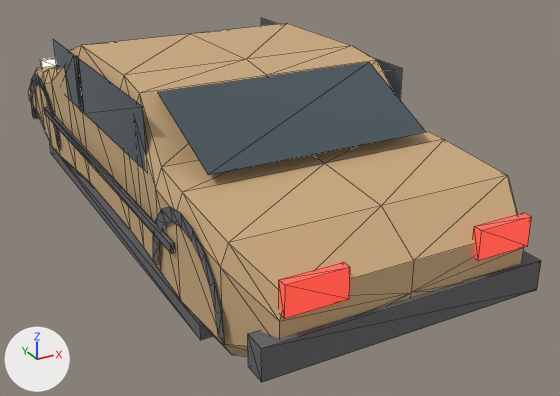
Two versions of the glTF model game/assets/models/cars/zastava_101.glb, one commit apart.
Rendered twice from a 50 mm camera at (-1.92, -4.28, 1.85) aimed at (0.25, -0.34, -0.12). Arrows for +X, +Y and +Z are at lower left; the lights stay in place. The picture after the commit comes second. Mesh edges are drawn as thin lines. Vertices at exactly the same position are counted once.

Before the edit, the objects in view are built like this:
```python
mat_material_0 = principled_material('Material_0')
mat_material_0.base_color = (0.62, 0.42, 0.22)  # brown #cead81
mat_material_0.metallic = 0.05
mat_material_0.roughness = 0.72
me_mesh_0 = bpy.data.meshes.new('Mesh_0')
me_mesh_0.from_pydata(...)  # 364 vertices, 532 faces; spans x -0.82..0.82, y -2.01..2.01, z -0.21..0.81
# faces by material slot: [260, 12, 188, 48, 24]
me_mesh_0.materials.append(mat_material_0)  # brown #cead81
me_mesh_0.materials.append(mat_material_1)  # greyish blue #4b5961
me_mesh_0.materials.append(mat_material_2)  # dark grey #69696c
me_mesh_0.materials.append(mat_material_3)  # pale yellow #fff9e7, glowing beige #fff3d3
me_mesh_0.materials.append(mat_material_4)  # red #e75950, glowing red #cb3827
ob_car_body = bpy.data.objects.new('car_body', me_mesh_0)
ob_car_body.location = (0.0, 0.0, 0.0)
```
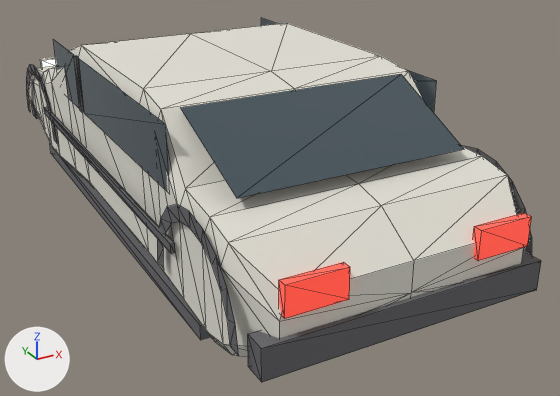
Patch to the scene script:
```diff
--- a/game/assets/models/cars/zastava_101.glb.py
+++ b/game/assets/models/cars/zastava_101.glb.py
@@ mat_material_0 @@
 mat_material_0 = principled_material('Material_0')
-mat_material_0.base_color = (0.62, 0.42, 0.22)  # brown #cead81
+mat_material_0.base_color = (0.8, 0.78, 0.7)  # white #e7e5da
 mat_material_0.metallic = 0.05
@@ me_mesh_0 @@
 me_mesh_0.from_pydata(...)  # 364 vertices, 532 faces; spans x -0.82..0.82, y -2.01..2.01, z -0.21..0.81
 # used by ob_car_body; location = (0.0, 0.0, 0.0)
+# me_mesh_0 part 1: the loose piece of 4 vertices spanning x -0.64..0.64, y -1.25..-0.69, z 0.53..0.78 is moved by (0.0, -0.3, 0.0)
+# me_mesh_0 part 2: the loose piece of 22 vertices spanning x -0.8, y 0.92..1.78, z -0.01..0.42 is scaled about its middle by (1, 1.06, 1.07), then moved by (0.0, 0.1, 0.03)
+# me_mesh_0 part 3: the loose piece of 22 vertices spanning x -0.8, y -1.78..-0.92, z -0.01..0.42 is scaled about its middle by (1, 1.06, 1.07), then moved by (0.0, -0.1, 0.03)
+# me_mesh_0 part 4: the loose piece of 22 vertices spanning x 0.8, y -1.78..-0.92, z -0.01..0.42 is scaled about its middle by (1, 1.06, 1.07), then moved by (0.0, -0.1, 0.03)
+# me_mesh_0 part 5: 26 of the vertices in x 0.0..0.79, y -1.25..-0.4, z -0.15..0.81 are moved by (0.0, -0.3, 0.0)
+# me_mesh_0 part 6: 18 of the vertices in x -0.79..-0.71, y -1.25..-0.4, z -0.15..0.81 are moved by (0.0, -0.3, 0.0)
 me_mesh_0.materials.append(mat_material_0)
```

Boxes [x1, y1, x2, y2] around the edits, measured in the pictures (560 x 396 px; the box of a moved part takes in the faces that stretch with it):
'car_body', recoloured, reshaped (brown to white): before [28, 18, 541, 382]; after [26, 18, 541, 382]
part 1 of me_mesh_0, moved or reshaped: before [158, 62, 426, 175]; after [181, 74, 464, 198]
part 2 of me_mesh_0, moved or reshaped: before [30, 74, 60, 149]; after [26, 64, 57, 143]
part 3 of me_mesh_0, moved or reshaped: before [153, 207, 225, 344]; after [157, 204, 239, 356]
part 4 of me_mesh_0, moved or reshaped (not visible before): after [461, 145, 532, 255]
part 5 of me_mesh_0, moved or reshaped: [191, 23, 507, 243] in both
part 6 of me_mesh_0, moved or reshaped: before [78, 34, 325, 354]; after [78, 34, 358, 354]
